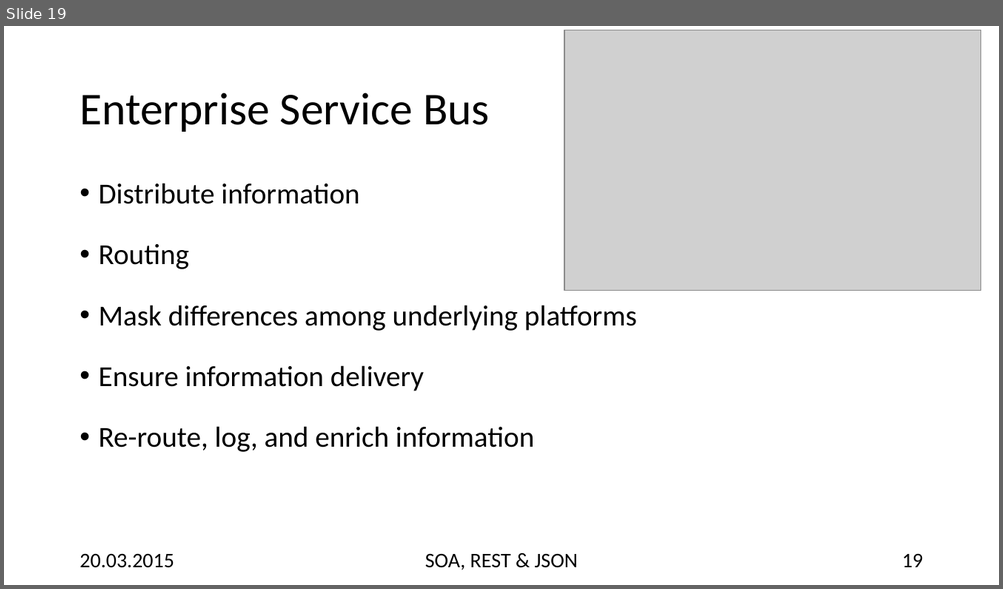
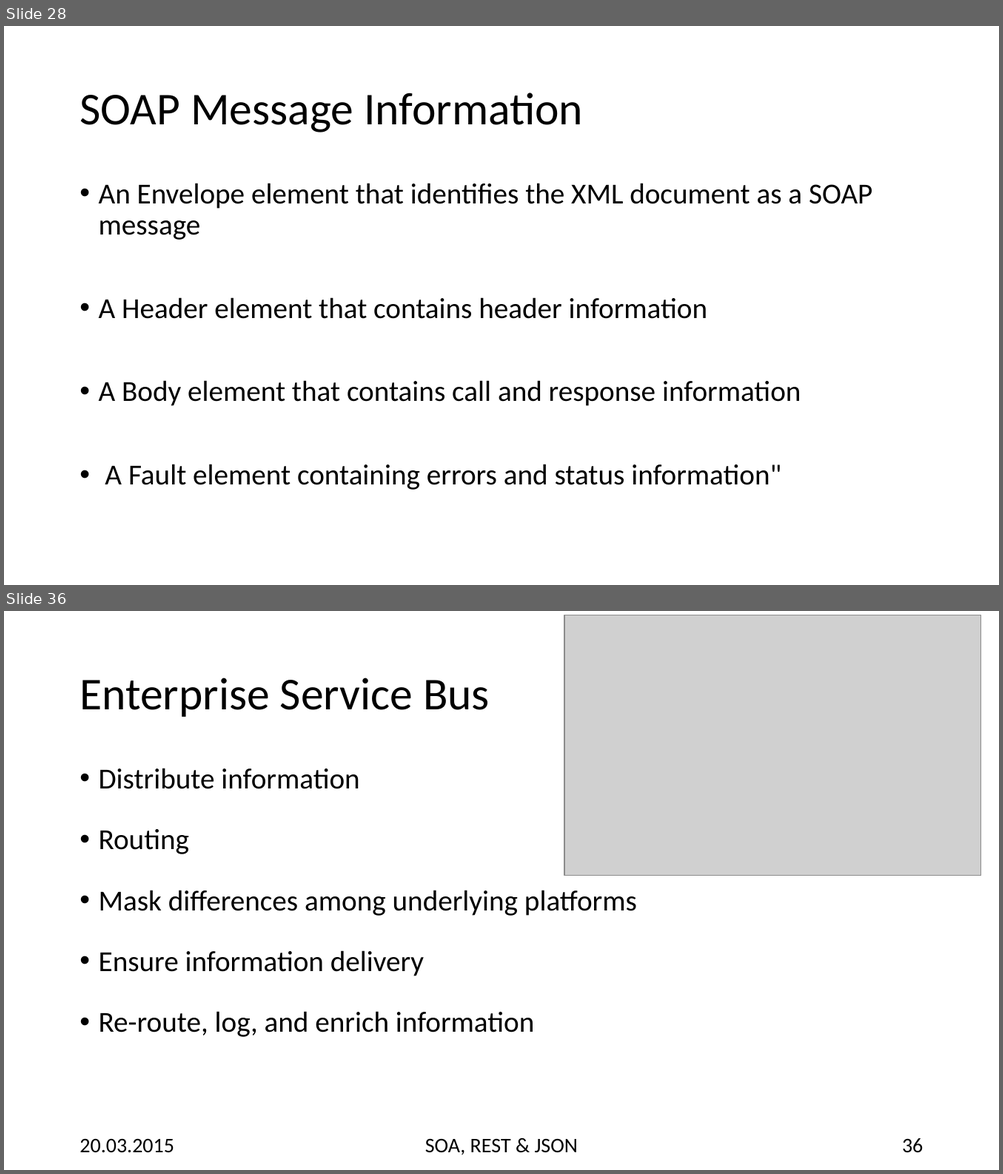
Before and after one commit to hsiegel-tgm/SOA2, a slide deck: p2.pptx. Shown one above the other, each under a label of ours: slide 19 before the commit, slides 28 and 36 after it; the slides between them are not shown. The pictures are 1003x589 and 1003x1174 pixels, drawn with LibreOffice and Linux fonts; fonts in the diff are those of the drawing; grey boxes stand for pictures. Boxes give left, top, right and bottom in pixels: in the first picture for what was removed or moved away, otherwise in the second. Text is boxed around its words. In the diff, an @@ line names an element or a change of style, - is before the commit and + after.

```diff
--- a/p2.pptx
+++ b/p2.pptx
@@ slide 28 added at <box>4,26,999,585</box>, background #FFFFFF @@
@@ title added at <box>79,93,583,133</box>, 44 pt, text #000000 @@
+SOAP Message Information
@@ text added at <box>99,183,872,490</box>, 28 pt, text #000000 @@
+• An Envelope element that identifies the XML document as a SOAP message
+• A Header element that contains header information
+• A Body element that contains call and response information
+• A Fault element containing errors and status information"
@@ what was slide 19 is now slide 36 @@
@@ page number at <box>902,1139,922,1153</box>: text changed @@
-19
+36
```
Also in this commit, not shown: 6 slides changed, 19 other slides added, 4 other files.
